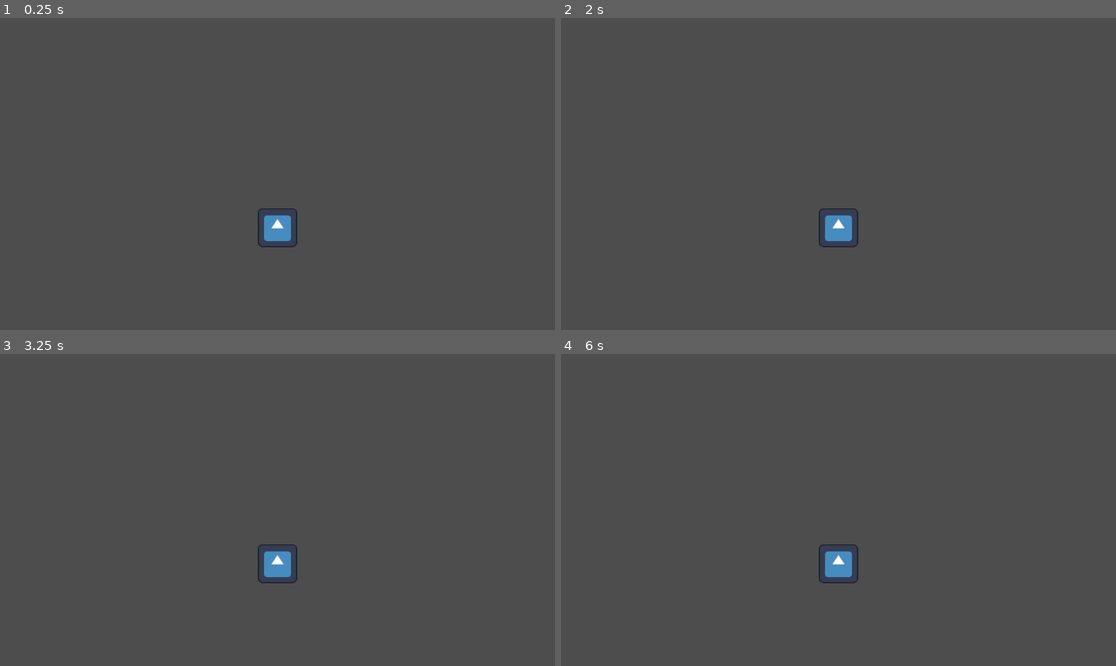
Above: before the commit, frames 1-4 (two rows, left to right).
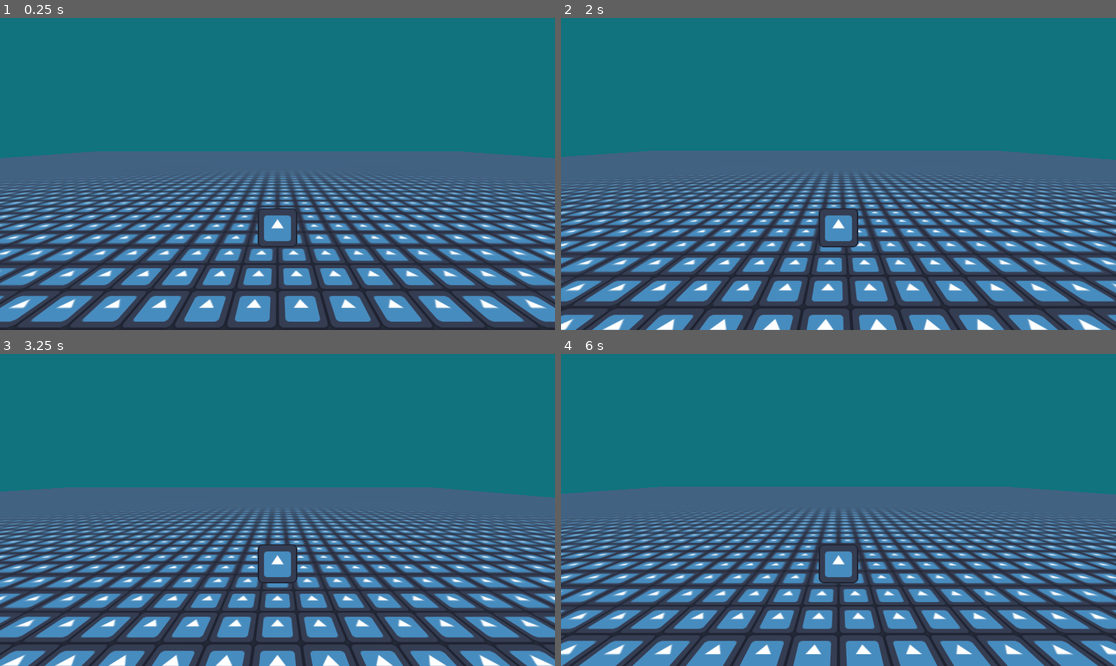
Above: after the commit, the same moments.

Repository: Natsirtt/ggj24
Game: Godot game, scene res://game.tscn
The game is run twice, just before and just after one commit, with the same random seed, the same clock (stepped at 60 frames per second) and the same inputs. The engine's default icon, where the game draws it, is replaced by a stand-in: a white triangle on a blue panel in a dark square.
Inputs:
- Up to frame 1 (0.25 s): no input
- Up to frame 2 (2 s): tap Enter at 0.5 s; hold D (right, bound only after the commit) 0.53-1.28 s; hold S (down, bound only after the commit) from 1.28 s (still down)
- Up to frame 3 (3.25 s): release S (down, bound only after the commit) at 2.03 s; hold D (right, bound only after the commit) 2.03-2.78 s; hold W (up, bound only after the commit) from 2.78 s (still down)
- Up to frame 4 (6 s): release W (up, bound only after the commit) at 3.53 s; hold A (left, bound only after the commit) 3.53-5.03 s; hold S (down, bound only after the commit) 5.03-5.78 s; hold D (right, bound only after the commit) from 5.78 s (still down)

The runs differ from the first frame. In frame 1, 89% of the frame differs, in the area x 0-100%, y 0-100%; in frame 2, 89%; in frame 3, 89%; in frame 4, 90%.

Commit message:
Initial player script

Diff:
--- a/game.tscn
+++ b/game.tscn
@@ -1,7 +1,28 @@
-[gd_scene load_steps=2 format=3 uid="uid://d30pith2umoyx"]
+[gd_scene load_steps=6 format=3 uid="uid://d30pith2umoyx"]
 
 [ext_resource type="PackedScene" uid="uid://5xuuty2dlkdk" path="res://player.tscn" id="1_c6tpr"]
+[ext_resource type="Texture2D" uid="uid://bhrok5uwurjog" path="res://icon.svg" id="1_us4x3"]
+
+[sub_resource type="QuadMesh" id="QuadMesh_asmqv"]
+lightmap_size_hint = Vector2i(502, 502)
+size = Vector2(100, 100)
+
+[sub_resource type="StandardMaterial3D" id="StandardMaterial3D_evbc7"]
+albedo_texture = ExtResource("1_us4x3")
+uv1_triplanar = true
+
+[sub_resource type="Environment" id="Environment_vv5aq"]
+ambient_light_source = 2
+ambient_light_color = Color(1, 1, 1, 1)
 
 [node name="Node3D" type="Node3D"]
 
 [node name="Player" parent="." instance=ExtResource("1_c6tpr")]
+
+[node name="Ground" type="MeshInstance3D" parent="."]
+transform = Transform3D(1, 0, 0, 0, -4.37114e-08, 1, 0, -1, -4.37114e-08, 0, -0.639185, 0)
+mesh = SubResource("QuadMesh_asmqv")
+surface_material_override/0 = SubResource("StandardMaterial3D_evbc7")
+
+[node name="WorldEnvironment" type="WorldEnvironment" parent="."]
+environment = SubResource("Environment_vv5aq")
--- /dev/null
+++ b/player.gd
@@ -0,0 +1,18 @@
+extends CharacterBody3D
+
+const SPEED = 5.0
+const JUMP_VELOCITY = 4.5
+
+func _physics_process(_delta):
+	# Get the input direction and handle the movement/deceleration.
+	# As good practice, you should replace UI actions with custom gameplay actions.
+	var input_dir = Input.get_vector("left", "right", "up", "down")
+	var direction = (transform.basis * Vector3(input_dir.x, 0, input_dir.y)).normalized()
+	if direction:
+		velocity.x = direction.x * SPEED
+		velocity.z = direction.z * SPEED
+	else:
+		velocity.x = move_toward(velocity.x, 0, SPEED)
+		velocity.z = move_toward(velocity.z, 0, SPEED)
+
+	move_and_slide()
--- a/player.tscn
+++ b/player.tscn
@@ -1,10 +1,12 @@
-[gd_scene load_steps=3 format=3 uid="uid://5xuuty2dlkdk"]
+[gd_scene load_steps=4 format=3 uid="uid://5xuuty2dlkdk"]
 
-[ext_resource type="PackedScene" uid="uid://dr2dytgfs0aoh" path="res://Animation.tscn" id="1_hp2fs"]
+[ext_resource type="PackedScene" uid="uid://diec8ut83dlo2" path="res://Animation.tscn" id="1_hp2fs"]
+[ext_resource type="Script" path="res://player.gd" id="1_robo1"]
 
 [sub_resource type="CapsuleShape3D" id="CapsuleShape3D_hbiis"]
 
 [node name="Player" type="CharacterBody3D"]
+script = ExtResource("1_robo1")
 
 [node name="CollisionShape3D" type="CollisionShape3D" parent="."]
 shape = SubResource("CapsuleShape3D_hbiis")
--- a/project.godot
+++ b/project.godot
@@ -15,6 +15,40 @@
 config/features=PackedStringArray("4.2", "Forward Plus")
 config/icon="res://icon.svg"
 
+[display]
+
+window/size/mode=3
+window/size/borderless=true
+
+[input]
+
+up={
+"deadzone": 0.3,
+"events": [Object(InputEventKey,"resource_local_to_scene":false,"resource_name":"","device":-1,"window_id":0,"alt_pressed":false,"shift_pressed":false,"ctrl_pressed":false,"meta_pressed":false,"pressed":false,"keycode":0,"physical_keycode":87,"key_label":0,"unicode":119,"echo":false,"script":null)
+, Object(InputEventJoypadMotion,"resource_local_to_scene":false,"resource_name":"","device":-1,"axis":1,"axis_value":-1.0,"script":null)
+]
+}
+down={
+"deadzone": 0.3,
+"events": [Object(InputEventKey,"resource_local_to_scene":false,"resource_name":"","device":-1,"window_id":0,"alt_pressed":false,"shift_pressed":false,"ctrl_pressed":false,"meta_pressed":false,"pressed":false,"keycode":0,"physical_keycode":83,"key_label":0,"unicode":115,"echo":false,"script":null)
+, Object(InputEventJoypadMotion,"resource_local_to_scene":false,"resource_name":"","device":-1,"axis":1,"axis_value":1.0,"script":null)
+]
+}
+left={
+"deadzone": 0.3,
+"events": [Object(InputEventKey,"resource_local_to_scene":false,"resource_name":"","device":-1,"window_id":0,"alt_pressed":false,"shift_pressed":false,"ctrl_pressed":false,"meta_pressed":false,"pressed":false,"keycode":0,"physical_keycode":65,"key_label":0,"unicode":97,"echo":false,"script":null)
+, Object(InputEventJoypadMotion,"resource_local_to_scene":false,"resource_name":"","device":-1,"axis":0,"axis_value":-1.0,"script":null)
+]
+}
+right={
+"deadzone": 0.3,
+"events": [Object(InputEventKey,"resource_local_to_scene":false,"resource_name":"","device":-1,"window_id":0,"alt_pressed":false,"shift_pressed":false,"ctrl_pressed":false,"meta_pressed":false,"pressed":false,"keycode":0,"physical_keycode":68,"key_label":0,"unicode":100,"echo":false,"script":null)
+, Object(InputEventJoypadMotion,"resource_local_to_scene":false,"resource_name":"","device":-1,"axis":0,"axis_value":1.0,"script":null)
+]
+}
+
 [rendering]
 
 renderer/rendering_method="gl_compatibility"
+environment/defaults/default_clear_color=Color(0.0627451, 0.45098, 0.490196, 1)
+anti_aliasing/quality/screen_space_aa=1
Not shown: 1 places in Animation.tscn that only renumber resources
